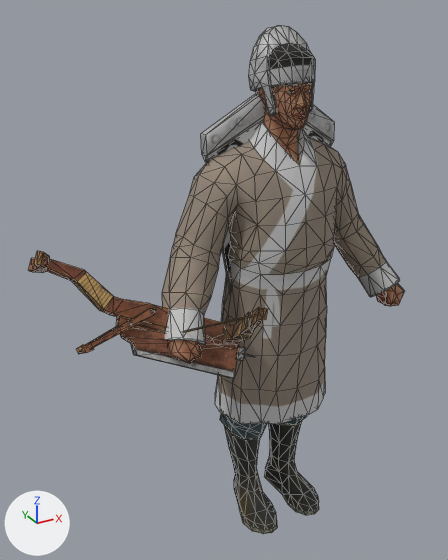
An edit to the glTF model public/assets/unit-models/30-chukonu.glb, drawn before and after from the same camera.
One viewpoint serves both versions: a 50 mm lens placed at (-1.34, -1.97, 2.21), pointed at (-0.28, -0.03, 1.24). Arrows for +X, +Y and +Z are at lower left; the lights stay in place. The picture after the commit comes second. Mesh edges are drawn as thin lines. Vertices at exactly the same position are counted once.

The older version as bpy lines, for what is in view:
```python
me_mesh_0 = bpy.data.meshes.new('Mesh_0')
me_mesh_0.from_pydata(...)  # 1133 vertices, 2144 faces; spans x -0.97..0.57, y -0.58..0.42, z 0.0..2.15
# faces by material slot: [1536, 312, 208, 88]
me_mesh_0.materials.append(mat_material_0)  # picture img_image_0
me_mesh_0.materials.append(mat_material_1)  # picture img_image_1
me_mesh_0.materials.append(mat_material_2)  # picture img_image_2
me_mesh_0.materials.append(mat_material_3)  # picture img_image_3
ob_mesh_0 = bpy.data.objects.new('Mesh_0', me_mesh_0)
ob_mesh_0.location = (0.0, 0.0, 0.0)
```
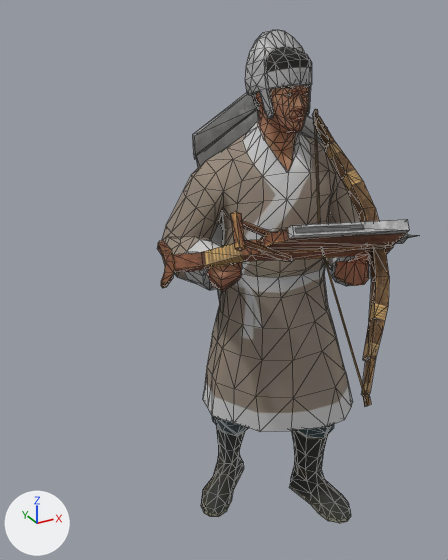
Changed parts and their boxes (x1, y1, x2, y2) in the pictures (448 x 560 px; the box of a moved part takes in the faces that stretch with it):
'Mesh_0', reshaped (31% narrower): before (28, 26, 404, 534); after (157, 30, 418, 523)
part 1 of me_mesh_0, moved or reshaped: before (116, 316, 239, 378); after (258, 219, 409, 251)
part 2 of me_mesh_0, moved or reshaped: before (237, 346, 246, 361); after (397, 233, 408, 243)
part 3 of me_mesh_0, moved or reshaped: before (244, 353, 254, 357); after (408, 235, 418, 238)
part 4 of me_mesh_0, moved or reshaped: before (76, 343, 94, 354); after (231, 211, 246, 251)
part 5 of me_mesh_0, moved or reshaped (mostly hidden before): before (87, 327, 117, 344); after (245, 240, 292, 262)
part 6 of me_mesh_0, moved or reshaped (mostly hidden afterwards): before (91, 308, 156, 348); after (242, 221, 272, 236)
part 7 of me_mesh_0, moved or reshaped: before (47, 259, 239, 349); after (173, 240, 393, 273)
part 8 of me_mesh_0, moved or reshaped (not visible before): after (361, 248, 389, 407)
part 9 of me_mesh_0, moved or reshaped: before (223, 307, 268, 342); after (312, 109, 379, 222)
part 10 of me_mesh_0, moved or reshaped (not visible before): after (321, 247, 365, 394)
part 11 of me_mesh_0, moved or reshaped: before (184, 314, 257, 333); after (314, 120, 320, 224)
part 12 of me_mesh_0, moved or reshaped: before (28, 251, 50, 273); after (157, 241, 175, 288)
part 13 of me_mesh_0, moved or reshaped: before (248, 26, 315, 116); after (245, 30, 312, 119)
part 14 of me_mesh_0, moved or reshaped (mostly hidden): before (206, 118, 330, 288); after (196, 110, 304, 302)
part 15 of me_mesh_0, moved or reshaped: before (201, 94, 334, 162); after (192, 92, 328, 160)
part 16 of me_mesh_0, moved or reshaped: before (162, 82, 404, 534); after (161, 85, 370, 523)

The change, as a list of edits to the scene's bpy script:
```text
Change me_mesh_0:
    remove me_mesh_0.from_pydata(...)  # 1133 vertices, 2144 faces; spans x -0.97..0.57, y -0.58..0.42, z 0.0..2.15
    add me_mesh_0.from_pydata(...)  # 1133 vertices, 2144 faces; spans x -0.59..0.37, y -0.73..0.38, z -0.01..2.13
    me_mesh_0 part 1: the loose piece of 16 vertices spanning x -0.72..-0.28, y -0.21..-0.01, z 0.89..1.2 is multiplied about its middle by the matrix ((0.951, -0.304, -0.061), (0.0, -0.195, 0.981), (-0.31, -0.932, -0.185)), then moved by (0.46, -0.29, 0.45)
    me_mesh_0 part 2: the loose piece of 8 vertices spanning x -0.3..-0.25, y -0.18..-0.12, z 0.94..1.0 is multiplied about its middle by the matrix ((0.951, -0.304, -0.061), (0.0, -0.195, 0.981), (-0.31, -0.932, -0.185)), then moved by (0.46, -0.32, 0.5)
    me_mesh_0 part 3: the loose piece of 9 vertices spanning x -0.29..-0.21, y -0.16..-0.14, z 0.94..0.98 is multiplied about its middle by the matrix ((0.951, -0.304, -0.061), (0.0, -0.195, 0.981), (-0.31, -0.932, -0.185)), then moved by (0.46, -0.32, 0.51)
    me_mesh_0 part 4: the loose piece of 8 vertices spanning x -0.87..-0.84, y -0.13..-0.01, z 1.07..1.15 is multiplied about its middle by the matrix ((0.951, -0.304, -0.061), (0.0, -0.195, 0.981), (-0.31, -0.932, -0.185)), then moved by (0.46, -0.27, 0.44)
    me_mesh_0 part 5: the loose piece of 10 vertices spanning x -0.85..-0.58, y -0.05..0.01, z 1.09..1.17 is multiplied about its middle by the matrix ((0.951, -0.304, -0.061), (0.0, -0.195, 0.981), (-0.31, -0.932, -0.185)), then moved by (0.43, -0.31, 0.33)
    me_mesh_0 part 6: the loose piece of 10 vertices spanning x -0.85..-0.58, y -0.11..-0.05, z 1.12..1.21 is multiplied about its middle by the matrix ((0.951, -0.304, -0.061), (0.0, -0.195, 0.981), (-0.31, -0.932, -0.185)), then moved by (0.45, -0.21, 0.34)
    me_mesh_0 part 7: the loose piece of 30 vertices spanning x -0.93..-0.25, y -0.16..0.12, z 0.98..1.41 is multiplied about its middle by the matrix ((0.951, -0.304, -0.061), (0.0, -0.195, 0.981), (-0.31, -0.932, -0.185)), then moved by (0.42, -0.25, 0.22)
    me_mesh_0 part 8: the loose piece of 32 vertices spanning x -0.45..-0.28, y -0.11..0.42, z 0.81..1.06 is multiplied about its middle by the matrix ((0.951, -0.304, -0.061), (0.0, -0.195, 0.981), (-0.31, -0.932, -0.185)), then moved by (0.37, -0.72, 0.29)
    me_mesh_0 part 9: the loose piece of 32 vertices spanning x -0.45..-0.28, y -0.58..-0.11, z 1.02..1.38 is multiplied about its middle by the matrix ((0.951, -0.304, -0.061), (0.0, -0.195, 0.981), (-0.31, -0.932, -0.185)), then moved by (0.51, 0.14, 0.44)
    me_mesh_0 part 10: the loose piece of 6 vertices spanning x -0.53..-0.43, y -0.07..0.38, z 0.84..1.08 is scaled about its middle by (-0.397, -0.719, 1.68), then moved by (0.38, -0.69, 0.29)
    me_mesh_0 part 11: the loose piece of 6 vertices spanning x -0.53..-0.43, y -0.54..-0.1, z 1.09..1.35 is scaled about its middle by (2.26, -0.76, 1.32), then moved by (0.51, 0.13, 0.42)
    me_mesh_0 part 12: the loose piece of 24 vertices spanning x -0.97..-0.9, y 0.01..0.17, z 1.34..1.46 is multiplied about its middle by the matrix ((0.951, -0.304, -0.061), (0.0, -0.195, 0.981), (-0.31, -0.932, -0.185)), then moved by (0.39, -0.18, -0.03)
    me_mesh_0 part 13: the loose piece of 118 vertices spanning x -0.11..0.11, y -0.11..0.16, z 1.85..2.15 is moved by (-0.01, 0.0, -0.01)
    me_mesh_0 part 14: the loose piece of 12 vertices spanning x -0.29..0.29, y -0.05..0.1, z 0.9..1.87 is multiplied about its middle by the matrix ((-0.969, -0.245, 0.015), (0.245, -0.962, 0.123), (-0.016, 0.123, 0.992)), then moved by (0.09, 0.29, -0.06)
    me_mesh_0 part 15: the loose piece of 15 vertices spanning x -0.29..0.29, y 0.03..0.12, z 1.68..1.96 is multiplied about its middle by the matrix ((-0.969, -0.245, 0.015), (0.245, -0.962, 0.123), (-0.016, 0.123, 0.992)), then moved by (0.09, 0.25, -0.06)
    me_mesh_0 part 16: 770 of 1133 vertices moved; they spanned x -0.57..0.57, y -0.2..0.21, z 0.0..2.12 and now span x -0.47..0.36, y -0.43..0.29, z -0.01..2.1; mean shift (-0.03, -0.02, 0.03); largest move (0.53, -0.06, 1.01) -> (0.01, -0.34, 1.31)
    other edits to the shape of me_mesh_0 do not show in these pictures
```
